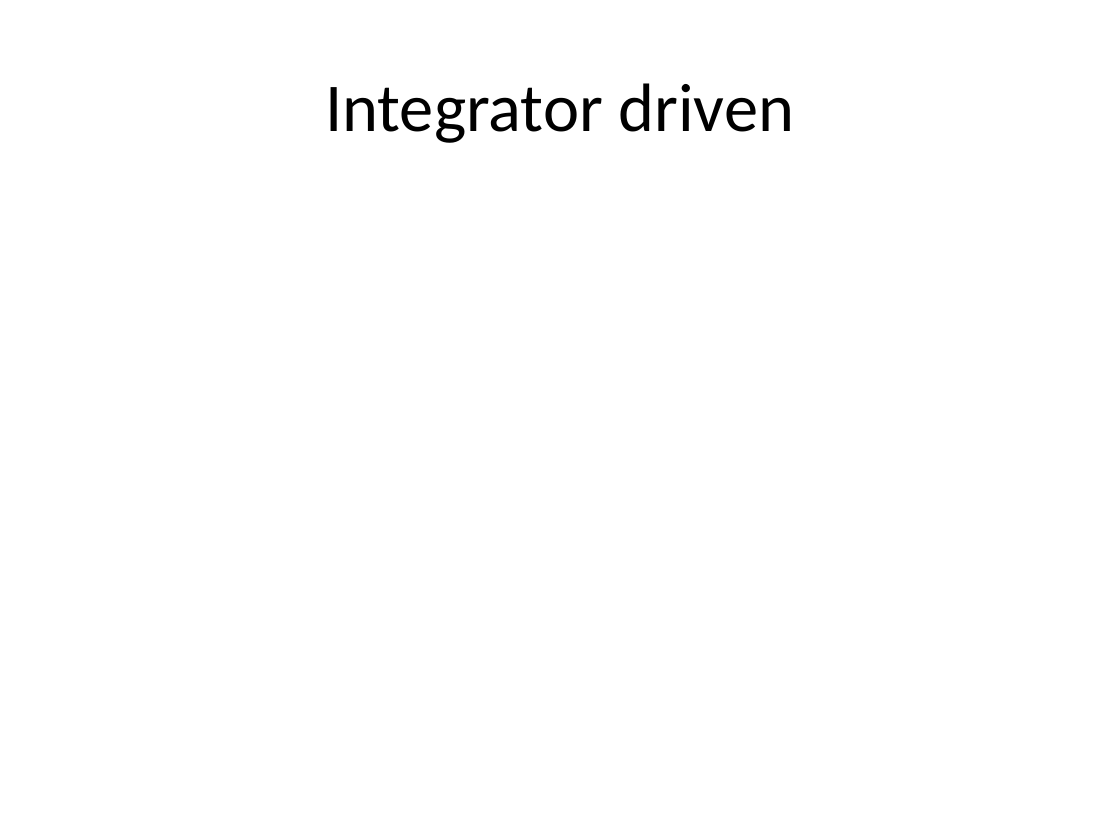
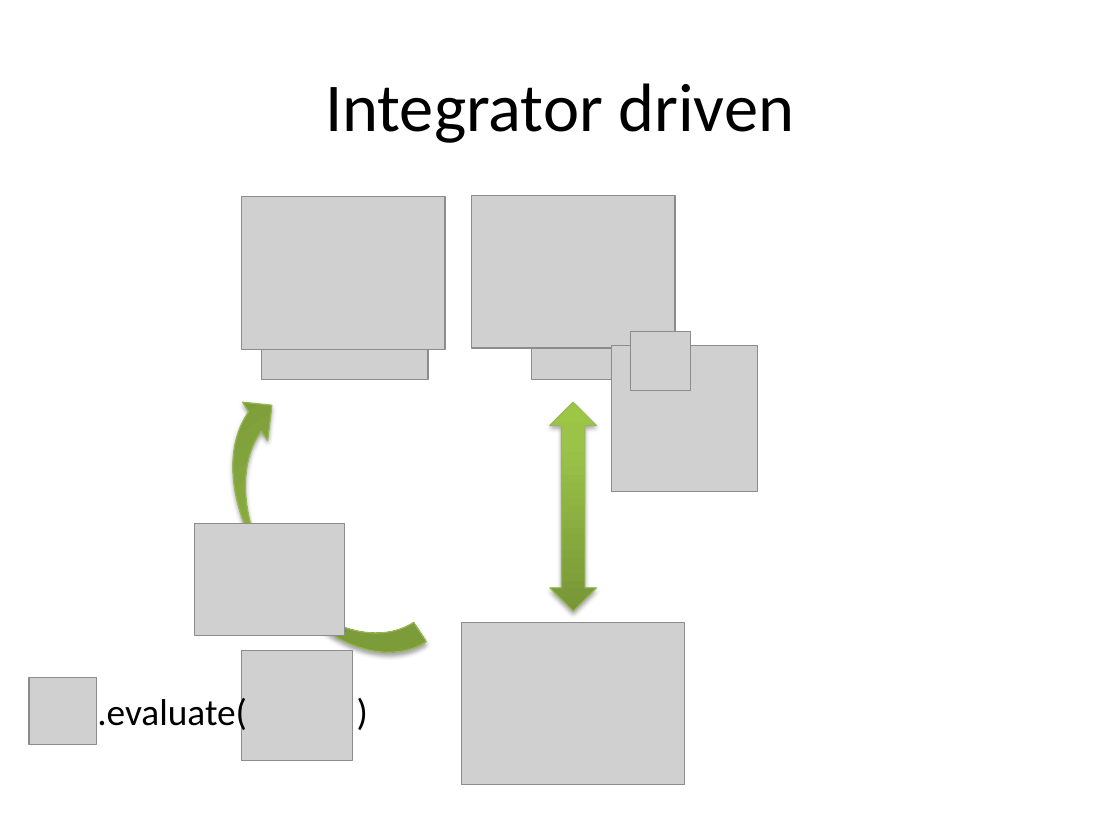
Before and after one commit to internot/monitor-distribution, a slide deck: slide 12 of presentation/Monitor.distribution-WebSand.2013-04-25.pptx (slide 9 before the commit). Drawn at 1120x840 pixels with LibreOffice and Linux fonts; fonts in the diff are those of the drawing; grey boxes stand for pictures. Boxes give left, top, right and bottom in pixels: in the first picture for what was removed or moved away, otherwise in the second. Text is boxed around its words. In the diff, an @@ line names an element or a change of style, - is before the commit and + after.

```diff
--- a/presentation/Monitor.distribution-WebSand.2013-04-25.pptx
+++ b/presentation/Monitor.distribution-WebSand.2013-04-25.pptx
@@ picture added at (242, 196, 446, 348) @@
@@ picture added at (472, 195, 675, 347) @@
@@ picture added at (261, 326, 428, 379) @@
@@ picture added at (532, 333, 615, 380) @@
@@ picture added at (612, 345, 758, 492) @@
@@ picture added at (631, 332, 691, 391) @@
@@ curved left arrow added at (183, 386, 427, 692), fill gradient #779737 to #9BC348 to #9DC746, outline #98B955 0.75 pt @@
@@ up down arrow added at (550, 402, 597, 610), fill gradient #779737 to #9BC348 to #9DC746, outline #98B955 0.75 pt @@
@@ picture added at (195, 523, 345, 635) @@
@@ picture added at (461, 623, 684, 785) @@
@@ picture added at (242, 650, 353, 760) @@
@@ picture added at (29, 678, 96, 745) @@
@@ text added at (97, 694, 247, 735), 24 pt, text #000000 @@
+.evaluate( )
```
Also in this commit, not shown: 7 other slides changed, 7 slides added, 2 slides removed, 1 other file.
